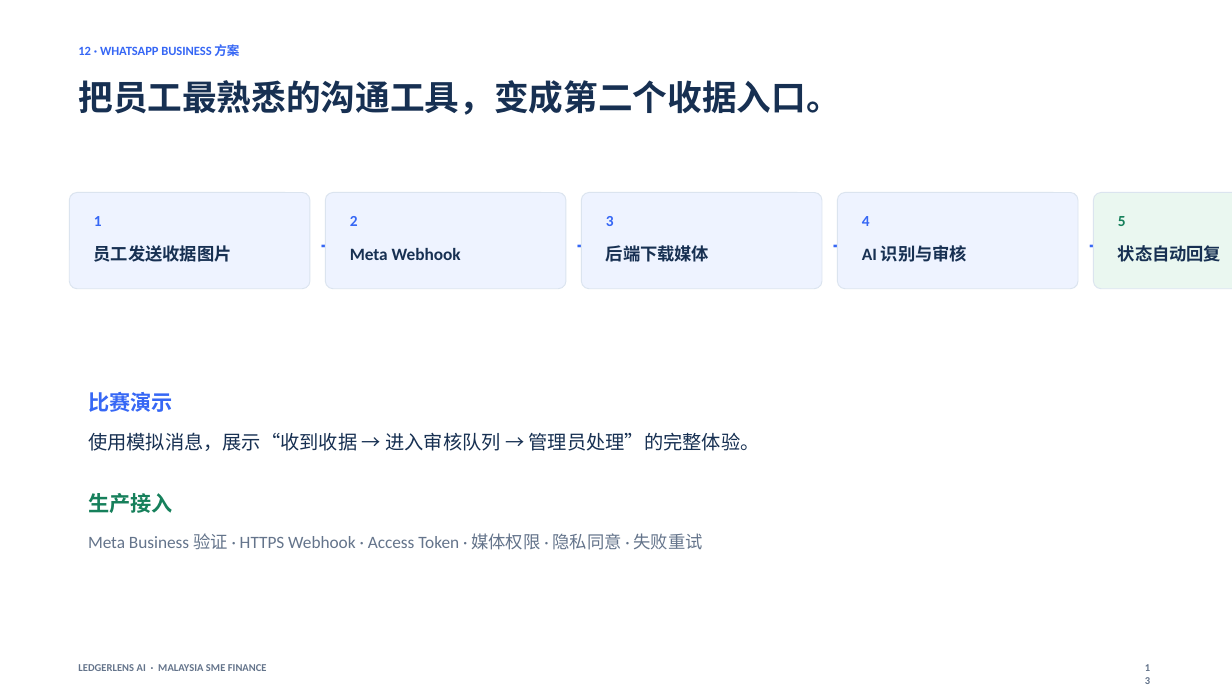
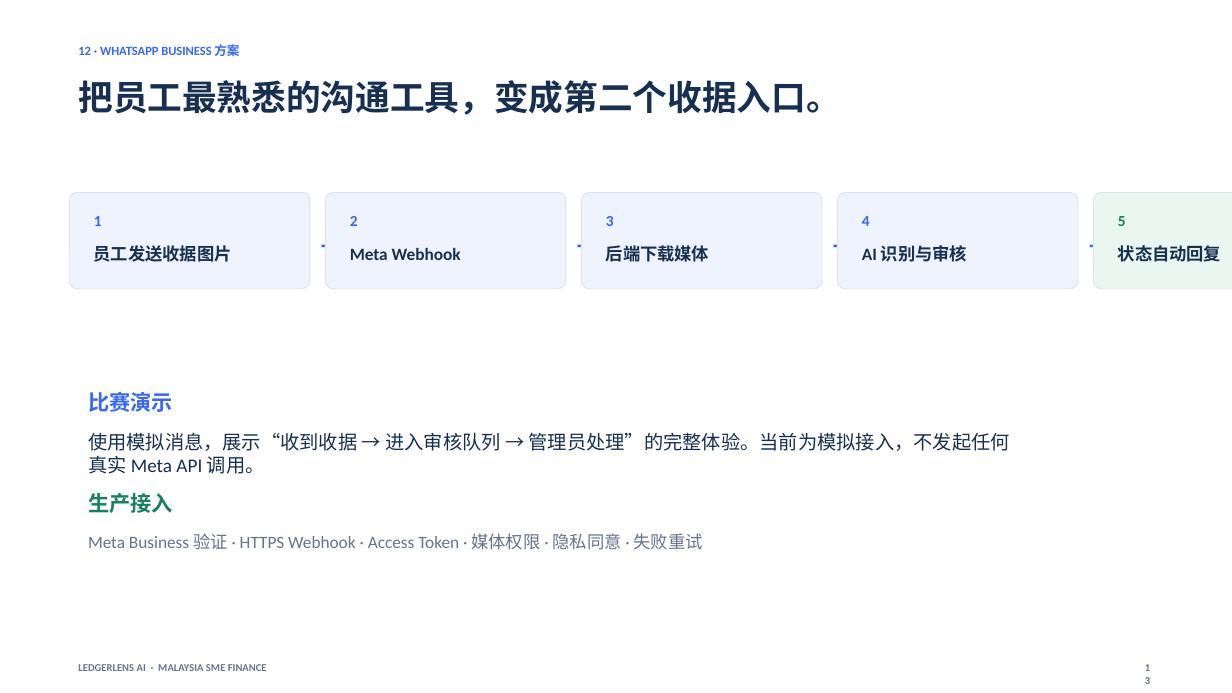
Before and after one commit to marcuslim318-cloud/project-test, a slide deck: slide 13 of LedgerLens_AI_pitch.pptx. Drawn at 1232x693 pixels with LibreOffice and Linux fonts; fonts in the diff are those of the drawing. Boxes give left, top, right and bottom in pixels: in the first picture for what was removed or moved away, otherwise in the second. Text is boxed around its words. In the diff, an @@ line names an element or a change of style, - is before the commit and + after.

```diff
--- a/LedgerLens_AI_pitch.pptx
+++ b/LedgerLens_AI_pitch.pptx
@@ text at [88,432,1010,474]: text changed @@
-使用模拟消息，展示“收到收据 → 进入审核队列 → 管理员处理”的完整体验。
+使用模拟消息，展示“收到收据 → 进入审核队列 → 管理员处理”的完整体验。当前为模拟接入，不发起任何真实 Meta API 调用。
```
Also in this commit, not shown: 1 other slide changed, 1 slide added, 12 other files.
